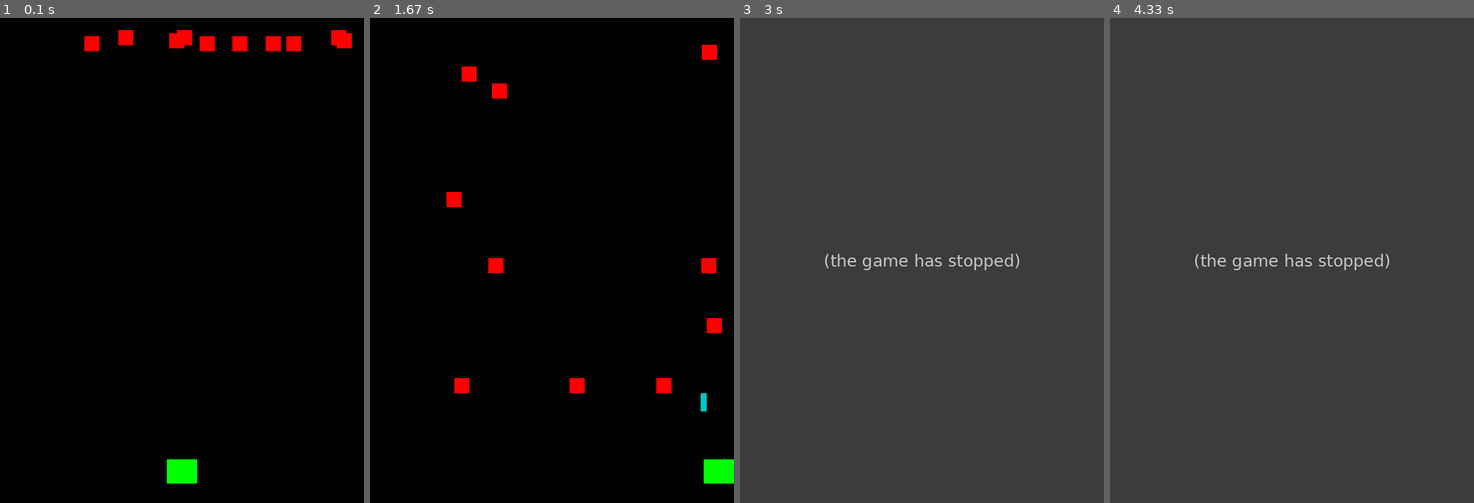
Above: before the commit, frames 1-4 (left to right).
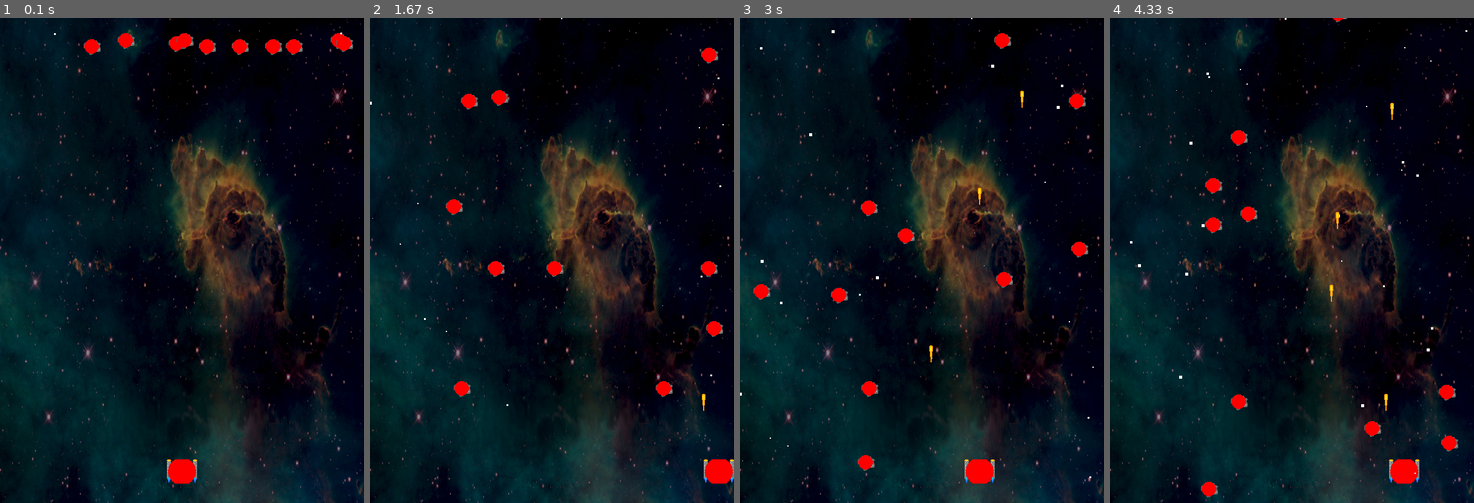
Above: after the commit, the same moments.

Repository: CheeseTheCat/python-2020-2021-classwork
Game: pygame game, started from Games/space_Shmup/main.py
Same seed, same stepped clock (60 frames per second), same inputs: the game is played once before the commit and once after it.
Inputs:
- Up to frame 1 (0.1 s): no input
- Up to frame 2 (1.67 s): tap Space at 0.33, 0.73, 1.03, 1.23, 1.53 s; hold Right 0.67-1.13 s; hold Right 1.17-1.63 s
- Up to frame 3 (3 s): hold Left 1.67-2.2 s; tap Space at 1.73, 2.03, 2.3, 2.6, 2.73 s; hold Left 2.23-2.63 s; hold Right from 2.67 s (still down)
- Up to frame 4 (4.33 s): tap Space at 3.03, 3.4, 3.7, 3.9, 4.2 s; release Right at 3.3 s; hold Left 3.33-3.8 s; hold Right 3.83-4.3 s

The runs differ from the first frame. In frame 1, 58% of the frame differs, in the area x 0-100%, y 0-100%; in frame 2, 59%; in frame 3, 98%; in frame 4, 98%.
Before the commit the program exited at 1.97 s; later frames show no game.

Commit message:
Space Shmup now with imgs

Diff:
--- a/Games/space_Shmup/main.py
+++ b/Games/space_Shmup/main.py
@@ -2,6 +2,21 @@
 import random as r
 import math
 from os import *
+
+# code created by James Hooper
+# art creatged by James hooper
+# background created by Cuzco, image taken from https://opengameart.org/content/space-background
+
+# folder stuff
+#################################################
+game_folder = path.dirname(__file__)
+imgs_folder = path.join(game_folder,"imgs")
+snds_folder = path.join(game_folder, "snds")
+scores_folder = path.join(game_folder, "highscores")
+player_img_folder = path.join(imgs_folder, "player_imgs")
+enemy_img_folder = path.join(imgs_folder, "enemy_imgs")
+background_folder = path.join(imgs_folder, "backgrounds")
+#################################################
 
 # Game constants
 #######################################################################################################################
@@ -24,7 +39,6 @@
 
 
 title = "Shmup"
-total_npcs = 0
 
 #######################################################################################################################
 
@@ -33,9 +47,14 @@
 class Player(pg.sprite.Sprite):
     def __init__(self):
         super(Player, self).__init__()
-        self.image = pg.Surface((50,40))
-        self.image.fill(GREEN)
-        self.rect = self.image.get_rect()
+        # self.image = pg.Surface((50,40))
+        # self.image.fill(GREEN)
+        self.image = player_img
+        self.image.set_colorkey(BLACK)
+        self.image = pg.transform.scale(player_img,(50,40))
+        self.rect = self.image.get_rect()
+        self.radius = int(self.rect.width / 2 * 0.95)
+        pg.draw.circle(self.image, RED, self.rect.center, self.radius)
         self.rect.centerx = (WIDTH/2)
         self.rect.bottom = (HEIGHT - (HEIGHT*.04))
         self.speedx = 0
@@ -54,6 +73,8 @@
         #     self.speedy += -5
         # if keystate[pg.K_DOWN] or keystate[pg.K_s]:
         #     self.speedy += 5
+
+        # un comment this for insta fire
         # if keystate[pg.K_SPACE]:
         #     self.shoot()
 
@@ -77,8 +98,11 @@
 class Bullet(pg.sprite.Sprite):
     def __init__(self,x,y):
         super(Bullet, self).__init__()
-        self.image = pg.Surface((10,30))
-        self.image.fill(CYAN)
+        # self.image = pg.Surface((10,30))
+        # self.image.fill(CYAN)
+        self.image = player_img
+        self.image.set_colorkey(BLACK)
+        self.image = pg.transform.scale(bullet_img, (10, 30))
         self.rect = self.image.get_rect()
         self.rect.bottom = y
         self.rect.centerx = x
@@ -95,14 +119,16 @@
 class Npc(pg.sprite.Sprite):
     def __init__(self):
         super(Npc, self).__init__()
-        self.image = pg.Surface((25, 25))
-        self.image.fill(RED)
-        self.rect = self.image.get_rect()
+        self.image = npc_img
+        self.image.set_colorkey(BLACK)
+        self.image = pg.transform.scale(npc_img,(35,35))
+        self.rect = self.image.get_rect()
+        self.radius = int(self.rect.width/2 * 0.70)
+        pg.draw.circle(self.image,RED,self.rect.center,self.radius)
         self.rect.centerx = r.randint(30,(WIDTH-30))
         self.rect.top = (0)
         self.speedx = 0
         self.speedy = r.randint(4,7)
-        self.total_npcs = 1
 
 
     def update(self):
@@ -113,14 +139,39 @@
             self.rect.bottom = -1
             self.rect.centerx = r.randint(30,(WIDTH-30))
             self.speedy = r.randint(4, 10)
-            spwn_chance = r.randint(0,50)
-            if spwn_chance >=48:
-                self.spwn()
+            # spwn_chance = r.randint(0,50)
+            # if spwn_chance >=48:
+            #     self.spwn()
     def spwn(self):
         npc = Npc()
         npc_group.add(npc)
         all_sprites.add(npc)
 
+class Star(pg.sprite.Sprite):
+    def __init__(self):
+        super(Star, self).__init__()
+        self.size = r.randint(1,5)
+        self.image = pg.Surface((self.size, self.size))
+        self.image.fill(WHITE)
+        self.rect = self.image.get_rect()
+        self.rect.centerx = r.randint(0,(WIDTH))
+        self.rect.top = (0)
+        self.speedx = 0
+        self.speedy = r.randint(4,7)
+
+    def update(self):
+        self.rect.y += self.speedy
+
+        if self.rect.top >= HEIGHT:
+            self.kill()
+            # self.rect.bottom = -1
+            # self.rect.centerx = r.randint(30,(WIDTH-30))
+            # self.speedy = r.randint(4, 10)
+
+    def spwnstar(self):
+        star = Star()
+        star_group.add(star)
+        all_sprites.add(star)
 #######################################################################################################################
 
 # Initialize pygame and create window
@@ -136,15 +187,28 @@
 
 # load imgs
 #######################################################################################################################
-
-#######################################################################################################################
-
-# create Sprite goups
+# background img
+background = pg.image.load(path.join(background_folder, "background1.jpg")).convert()
+background = pg.transform.scale(background,(WIDTH,HEIGHT))
+background_rect = background.get_rect()
+
+# player img
+player_img = pg.image.load(path.join(player_img_folder, "player1_ship.png")).convert()
+
+# npc img
+npc_img = pg.image.load(path.join(enemy_img_folder, "enemy1.png"))
+
+# bullet img
+bullet_img = pg.image.load(path.join(player_img_folder, "orange_lazer.png"))
+#######################################################################################################################
+
+# create Sprite groups
 #######################################################################################################################
 all_sprites = pg.sprite.Group()
 players_group = pg.sprite.Group()
 npc_group = pg.sprite.Group()
 bullet_group = pg.sprite.Group()
+star_group = pg.sprite.Group()
 
 #######################################################################################################################
 
@@ -154,11 +218,14 @@
 for i in range(10):
     npc = Npc()
     npc_group.add(npc)
+star = Star()
+
 #######################################################################################################################
 
 # add objects to sprite groups
 #######################################################################################################################
 players_group.add(player)
+star_group.add(star)
 # npc_group.add(npc)
 
 for i in players_group:
@@ -167,6 +234,8 @@
 for i in npc_group:
     all_sprites.add(i)
 
+for i in star_group:
+    all_sprites.add(i)
 #######################################################################################################################
 
 # Game Loop
@@ -189,8 +258,6 @@
             Playing = False
 
 
-
-
     #########################
 
     # updates
@@ -198,21 +265,28 @@
     all_sprites.update()
 
     # if npc hits player
-    hits = pg.sprite.spritecollide(player,npc_group,True)
+    hits = pg.sprite.spritecollide(player,npc_group,True, pg.sprite.collide_circle)
     if hits:
         npc.spwn()
-        Playing = False
+        # uncomment this if you want to end the game when you collide
+        # Playing = False
 
     # bullet hits npc
     hits = pg.sprite.groupcollide(npc_group,bullet_group,True,True)
     for hit in hits:
         npc.spwn()
 
+    # randomly make stars
+    starchance = r.randint(0,75)
+    if starchance >= 60:
+        star.spwnstar()
+
     #########################
 
     # render changes
     #########################
     screen.fill(BLACK)
+    screen.blit(background,background_rect)
     all_sprites.draw(screen)
 
     pg.display.flip()
Binary file added: Games/space_Shmup/imgs/backgrounds/background1.jpg
Binary file added: Games/space_Shmup/imgs/enemy_imgs/enemy1.png
Binary file removed: Games/space_Shmup/imgs/meteorBrown_med1.png
Binary file added: Games/space_Shmup/imgs/player_imgs/orange_lazer.png
Binary file added: Games/space_Shmup/imgs/player_imgs/player1_ship.png
Binary file removed: Games/space_Shmup/imgs/pythonlogo.jpg
